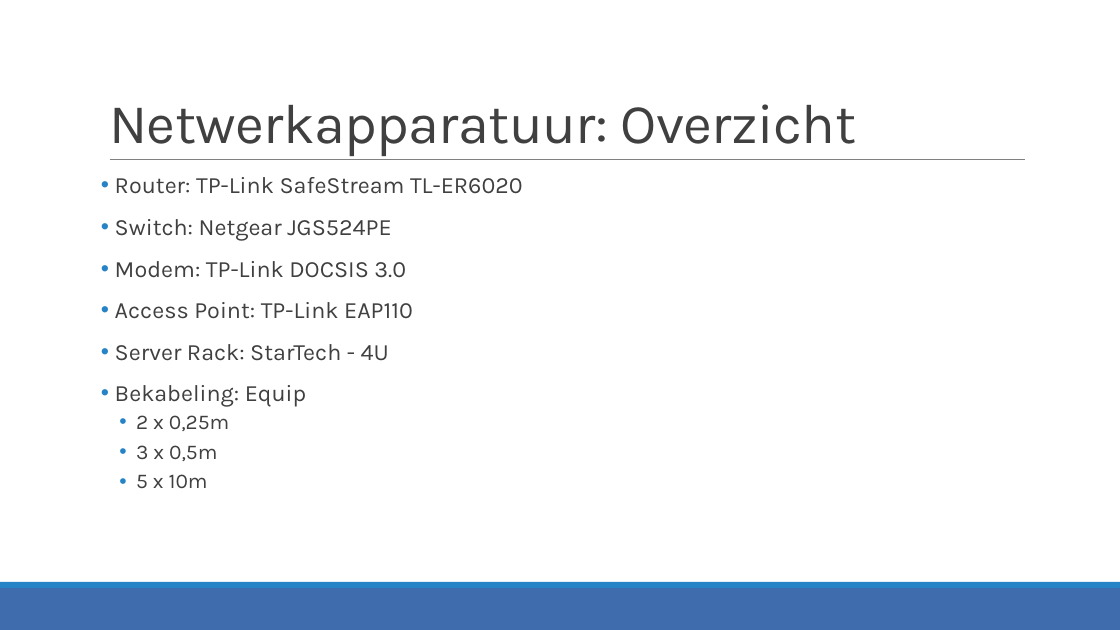
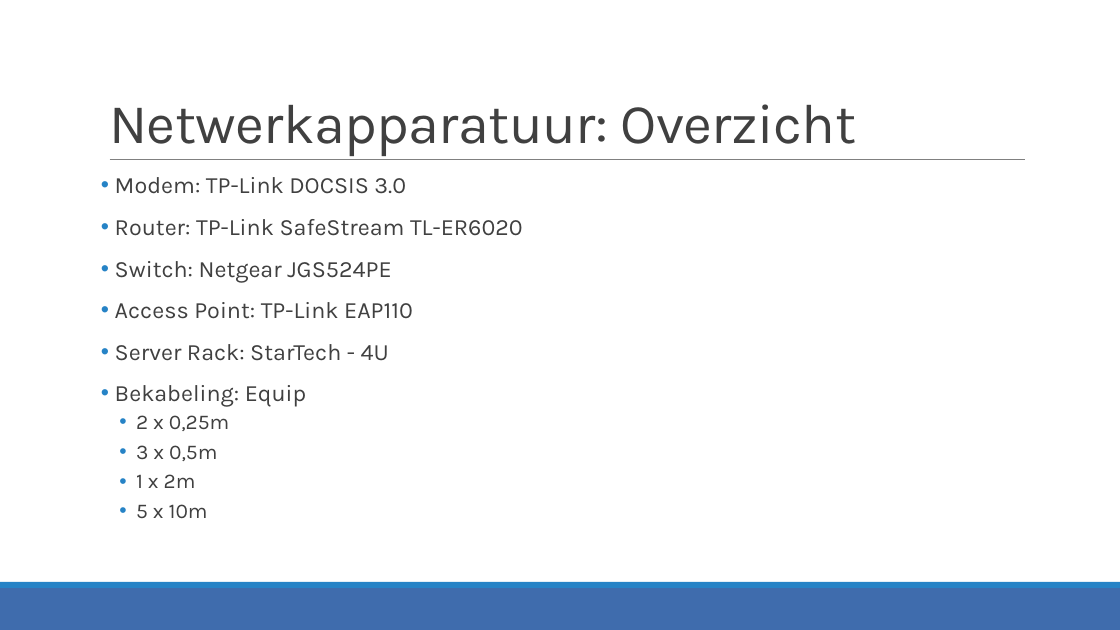
Before and after one commit to JensVL/projecten2, a slide deck: slide 4 of opdracht03/G24/Voorstelling G24.pptx (slide 3 before the commit). Drawn at 1120x630 pixels with LibreOffice and Linux fonts; fonts in the diff are those of the drawing. Boxes give left, top, right and bottom in pixels: in the first picture for what was removed or moved away, otherwise in the second. Text is boxed around its words. In the diff, an @@ line names an element or a change of style, - is before the commit and + after.

Commit message:
Edit modem + add budget config g24

```diff
--- a/opdracht03/G24/Voorstelling G24.pptx
+++ b/opdracht03/G24/Voorstelling G24.pptx
@@ text at <box>115,177,406,194</box>: paragraph added @@
+• Modem: TP-Link DOCSIS 3.0
@@ text at <box>115,261,406,278</box>: paragraph removed @@
-• Modem: TP-Link DOCSIS 3.0
@@ text at <box>136,474,196,488</box>: paragraph added @@
+  • 1 x 2m
```
Also in this commit, not shown: 5 other slides changed, 7 slides added, 2 other files.
